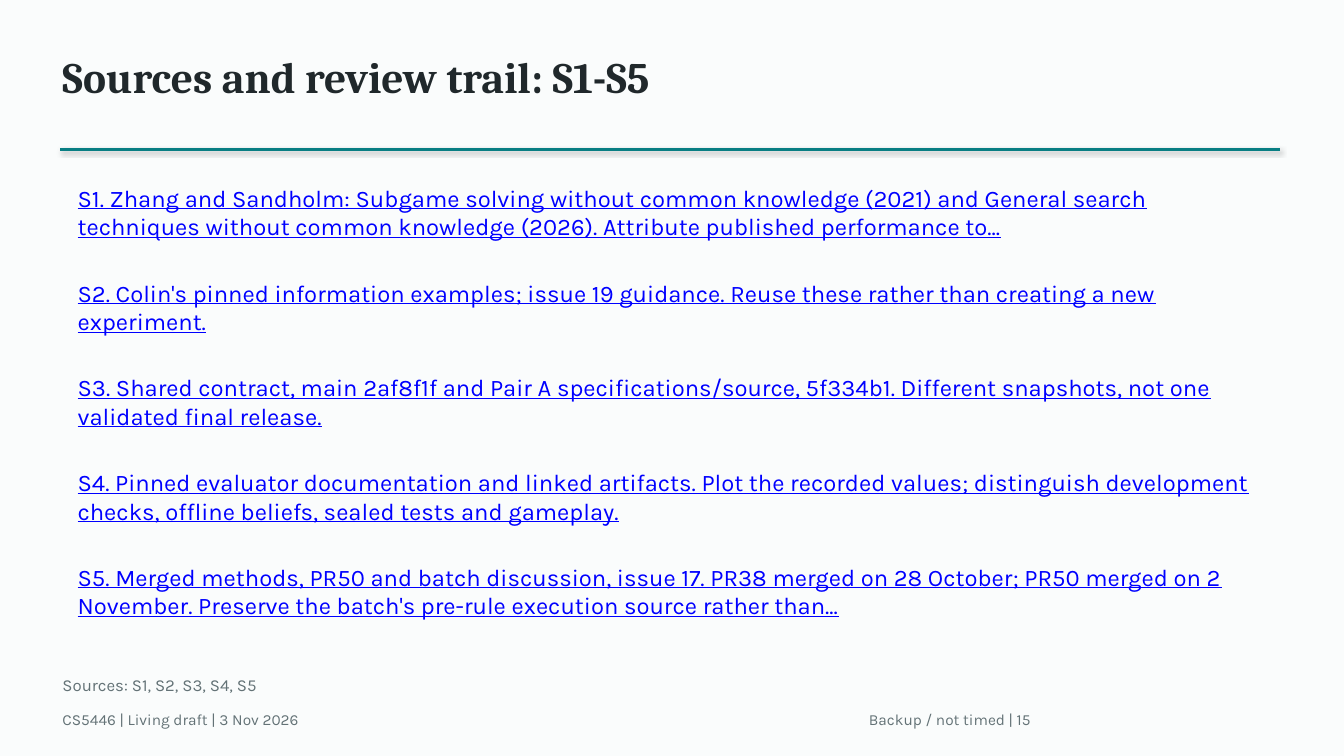
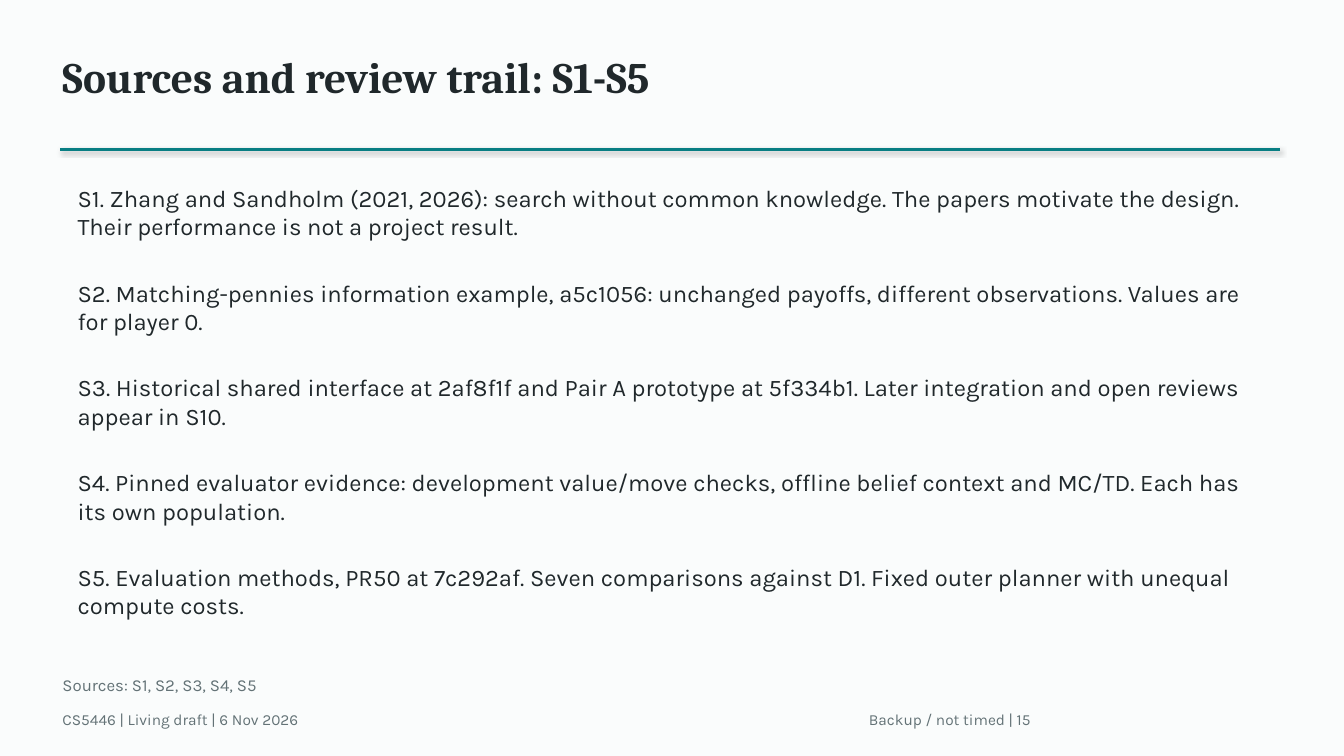
Before and after one commit to Mr-Teal/CS5446_project, a slide deck: slide 15 of docs/drafts/presentation-draft.pptx. Drawn at 1344x756 pixels with LibreOffice and Linux fonts; fonts in the diff are those of the drawing. Boxes give left, top, right and bottom in pixels: in the first picture for what was removed or moved away, otherwise in the second. Text is boxed around its words. In the diff, an @@ line names an element or a change of style, - is before the commit and + after.

Commit message:
docs: refresh presentation narrative and evidence status
Clarify the opening, search explanation and conclusion. Distinguish the archived one-ply evaluator batch from author-reported full-agent arms and the pending learned-leaf full-search comparison. Refresh merged/open integration status as checked on 6 November.

Synchronize the editable deck, PDF preview and Markdown/Word plan. Preserve 12 core slides plus four backups, result values and slide geometry. Correct chart axis identifiers and align its numeric cache with the unchanged embedded workbook.

Validation: rendered slide and Word-page review, 16-slide structure, native chart/workbook references, package/layout checks and unchanged result-slide text. No new training, matches, rehearsal or Q&A preparation. Report artifacts remain unchanged and PR33 remains a draft.

Prepared with Codex assistance under Bryan's direction.

```diff
--- a/docs/drafts/presentation-draft.pptx
+++ b/docs/drafts/presentation-draft.pptx
@@ text at [78, 190, 1239, 241]: text changed; text colour #0000FF to #20282B @@
-S1. Zhang and Sandholm: Subgame solving without common knowledge (2021) and General search techniques without common knowledge (2026). Attribute published performance to...
+S1. Zhang and Sandholm (2021, 2026): search without common knowledge. The papers motivate the design. Their performance is not a project result.
@@ text at [78, 285, 1239, 336]: text changed; text colour #0000FF to #20282B @@
-S2. Colin's pinned information examples; issue 19 guidance. Reuse these rather than creating a new experiment.
+S2. Matching-pennies information example, a5c1056: unchanged payoffs, different observations. Values are for player 0.
@@ text at [78, 379, 1239, 431]: text changed; text colour #0000FF to #20282B @@
-S3. Shared contract, main 2af8f1f and Pair A specifications/source, 5f334b1. Different snapshots, not one validated final release.
+S3. Historical shared interface at 2af8f1f and Pair A prototype at 5f334b1. Later integration and open reviews appear in S10.
@@ text at [78, 473, 1239, 526]: text changed; text colour #0000FF to #20282B @@
-S4. Pinned evaluator documentation and linked artifacts. Plot the recorded values; distinguish development checks, offline beliefs, sealed tests and gameplay.
+S4. Pinned evaluator evidence: development value/move checks, offline belief context and MC/TD. Each has its own population.
@@ text at [78, 569, 1229, 620]: text changed; text colour #0000FF to #20282B @@
-S5. Merged methods, PR50 and batch discussion, issue 17. PR38 merged on 28 October; PR50 merged on 2 November. Preserve the batch's pre-rule execution source rather than...
+S5. Evaluation methods, PR50 at 7c292af. Seven comparisons against D1. Fixed outer planner with unequal compute costs.
@@ text at [62, 714, 298, 729]: text changed @@
-CS5446 | Living draft | 3 Nov 2026
+CS5446 | Living draft | 6 Nov 2026
```
Also in this commit, not shown: 15 other slides changed, 3 other files.
